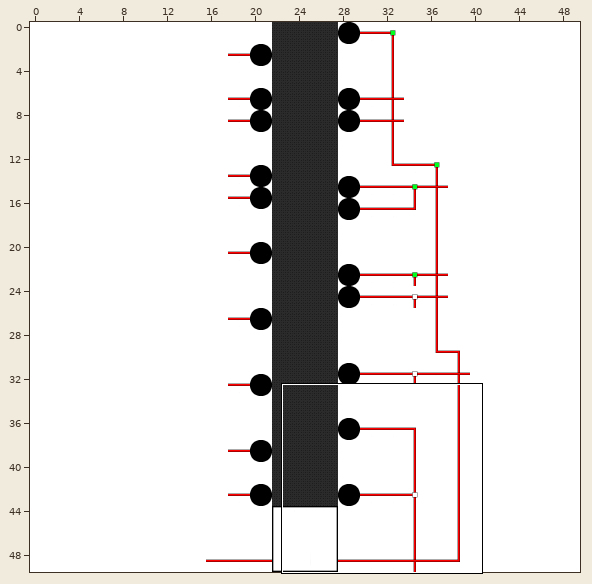
One commit to this Tiled map: PowerTower/www/asset/tiled_sprites/Map_01.tmx. The picture above shows the old version from afar; the outline marks the close-up.
Close-up. Old version:
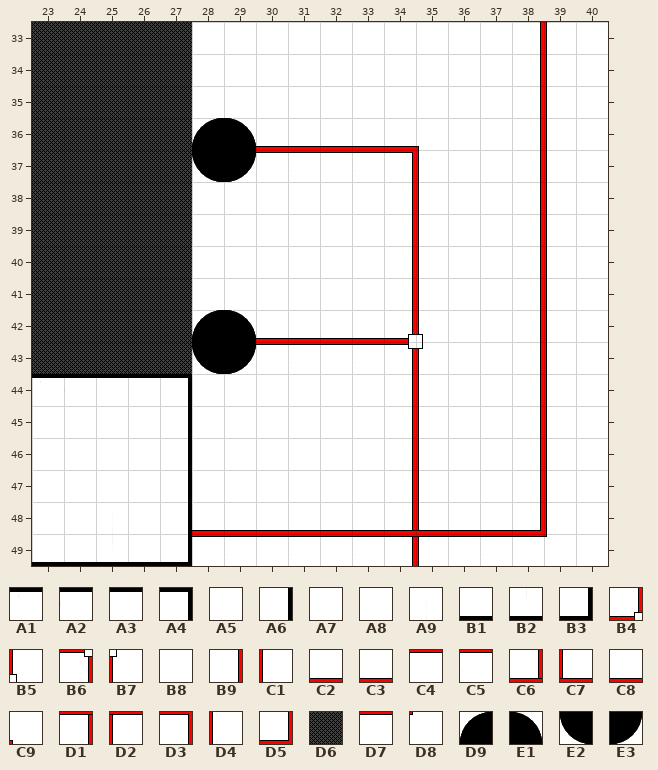
Cells are 32x32 px. Shown: x 23..40, y 33..49. The commit also changed other parts of the map, which this record leaves out.
Key: from "Power Plant": A1 1, A2 2, A3 3, A4 5, A5 7, A6 11, A7 13, A8 19, A9 27, B1 31, B2 33, B3 35; from "Tileset_Breakers": B4 8, B5 9, B6 18, B7 23; from "Tileset_Demo": B8 0, B9 2, C1 3, C2 4, C3 5, C4 10, C5 11, C6 14, C7 15, C8 16, C9 17, D1 20, D2 21, D3 22, D4 23, D5 24, D6 28, D7 30, D8 31; from "Tower": D9 0, E1 1, E2 2, E3 3.
__ is an empty cell.
Layer "Tile Layer 1" before, first column x 23:
33 D6 D6 D6 D6 D6 B8 B8 B8 B8 B8 B8 B8 B8 B8 B8 B9 C1 B8
34 D6 D6 D6 D6 D6 B8 B8 B8 B8 B8 B8 B8 B8 B8 B8 B9 C1 B8
35 D6 D6 D6 D6 D6 B8 B8 B8 B8 B8 B8 B8 B8 B8 B8 B9 C1 B8
36 D6 D6 D6 D6 D6 D9 E1 C2 C3 C2 C3 C8 C9 B8 B8 B9 C1 B8
37 D6 D6 D6 D6 D6 E2 E3 C4 C5 C4 C5 D3 D4 B8 B8 B9 C1 B8
38 D6 D6 D6 D6 D6 B8 B8 B8 B8 B8 B8 B9 C1 B8 B8 B9 C1 B8
39 D6 D6 D6 D6 D6 B8 B8 B8 B8 B8 B8 B9 C1 B8 B8 B9 C1 B8
40 D6 D6 D6 D6 D6 B8 B8 B8 B8 B8 B8 B9 C1 B8 B8 B9 C1 B8
41 D6 D6 D6 D6 D6 B8 B8 B8 B8 B8 B8 B9 C1 B8 B8 B9 C1 B8
42 D6 D6 D6 D6 D6 D9 E1 C2 C3 C2 C3 B4 B5 B8 B8 B9 C1 B8
43 D6 D6 D6 D6 D6 E2 E3 C4 C5 C4 C5 B6 B7 B8 B8 B9 C1 B8
44 A1 A2 A3 A3 A4 B8 B8 B8 B8 B8 B8 B9 C1 B8 B8 B9 C1 B8
45 A5 B8 B8 B8 A6 B8 B8 B8 B8 B8 B8 B9 C1 B8 B8 B9 C1 B8
46 A7 B8 B8 B8 A6 B8 B8 B8 B8 B8 B8 B9 C1 B8 B8 B9 C1 B8
47 A8 B8 B8 B8 A6 B8 B8 B8 B8 B8 B8 B9 C1 B8 B8 B9 C1 B8
48 B8 B8 A9 B8 A6 C2 C3 C2 C3 C2 C3 C6 C7 C2 C3 D5 C1 B8
49 B1 B1 B2 B1 B3 C4 C5 C4 C5 C4 C5 D1 D2 C4 C5 D7 D8 B8
The result:
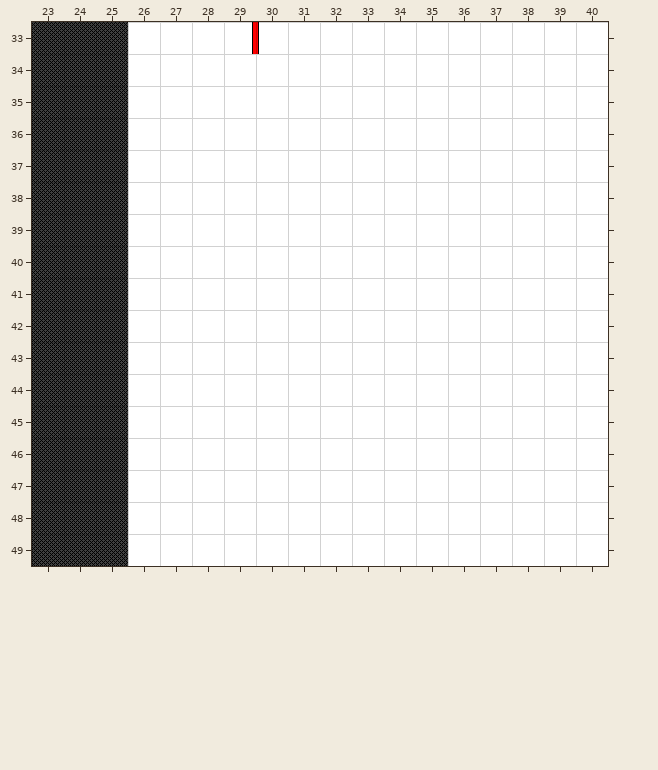
The edit:
Changed rows in their new state; .. is an unchanged cell.
Layer "Tile Layer 1":
first column x 23:
33 .. .. .. B8 B8 .. B9 C1 .. .. .. .. .. .. .. B8 B8
34 .. .. .. B8 B8 .. .. .. .. .. .. .. .. .. .. B8 B8
35 .. .. .. B8 B8 .. .. .. .. .. .. .. .. .. .. B8 B8
36 .. .. .. B8 B8 B8 B8 B8 B8 B8 B8 B8 .. .. .. B8 B8
37 .. .. .. B8 B8 B8 B8 B8 B8 B8 B8 B8 B8 .. .. B8 B8
38 .. .. .. B8 B8 .. .. .. .. .. .. B8 B8 .. .. B8 B8
39 .. .. .. B8 B8 .. .. .. .. .. .. B8 B8 .. .. B8 B8
40 .. .. .. B8 B8 .. .. .. .. .. .. B8 B8 .. .. B8 B8
41 .. .. .. B8 B8 .. .. .. .. .. .. B8 B8 .. .. B8 B8
42 .. .. .. B8 B8 B8 B8 B8 B8 B8 B8 B8 B8 .. .. B8 B8
43 .. .. .. B8 B8 B8 B8 B8 B8 B8 B8 B8 B8 .. .. B8 B8
44 D6 D6 D6 B8 B8 .. .. .. .. .. .. B8 B8 .. .. B8 B8
45 D6 D6 D6 .. B8 .. .. .. .. .. .. B8 B8 .. .. B8 B8
46 D6 D6 D6 .. B8 .. .. .. .. .. .. B8 B8 .. .. B8 B8
47 D6 D6 D6 .. B8 .. .. .. .. .. .. B8 B8 .. .. B8 B8
48 D6 D6 D6 .. B8 B8 B8 B8 B8 B8 B8 B8 B8 B8 B8 B8 B8
49 D6 D6 D6 B8 B8 B8 B8 B8 B8 B8 B8 B8 B8 B8 B8 B8 ..
Where, in picture pixels (left, top, right, bottom), the same in both close-ups:
changed: (32, 22, 550, 566)
